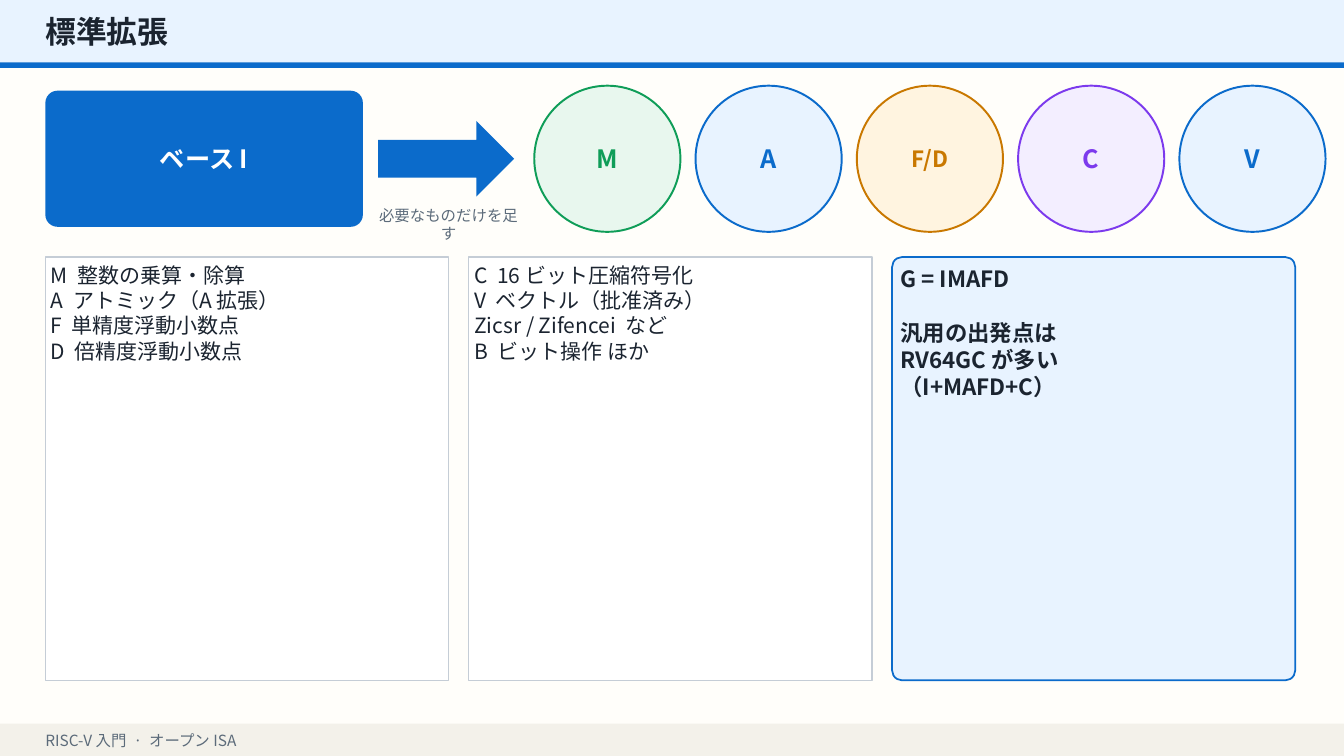
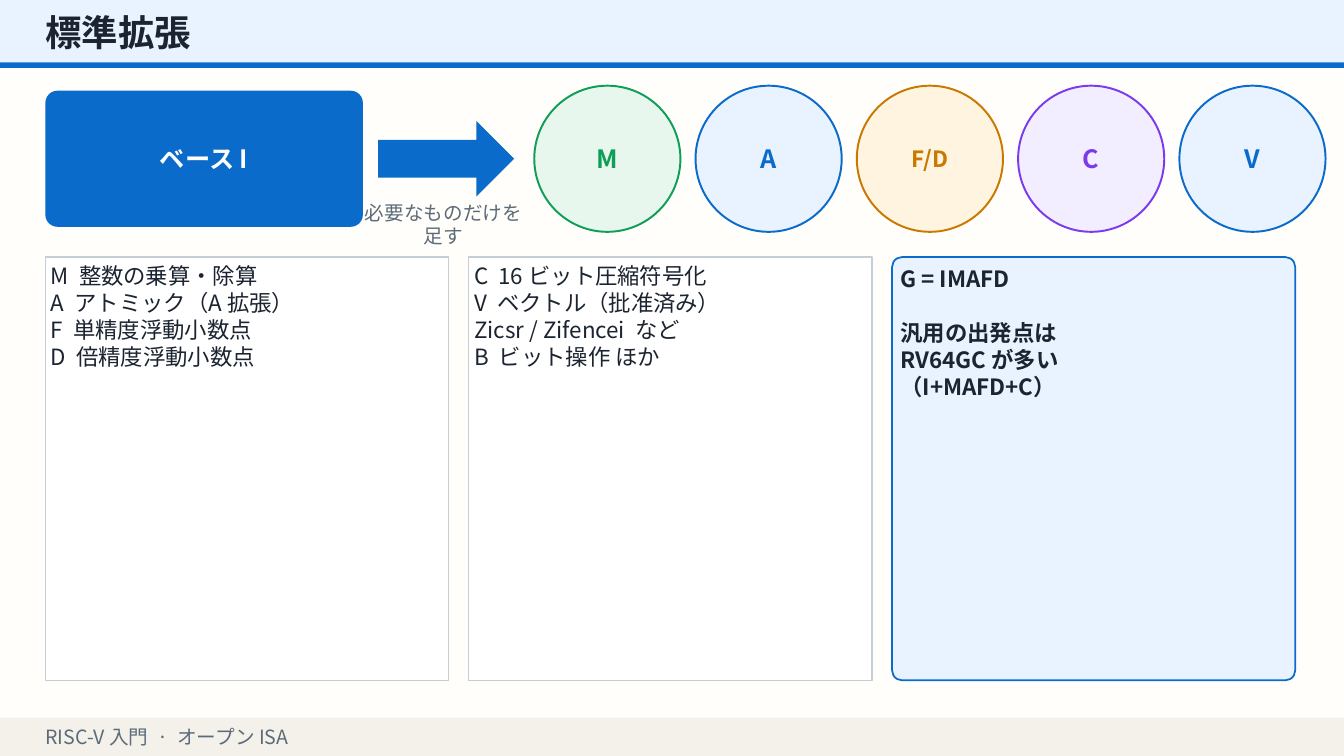
Before and after one commit to shotaminato/create-slides, a slide deck: slide 6 of examples/sample-deck.pptx. Drawn at 1344x756 pixels with LibreOffice and Linux fonts; fonts in the diff are those of the drawing. Boxes give left, top, right and bottom in pixels: in the first picture for what was removed or moved away, otherwise in the second. Text is boxed around its words. In the diff, an @@ line names an element or a change of style, - is before the commit and + after.

```diff
--- a/examples/sample-deck.pptx
+++ b/examples/sample-deck.pptx
@@ text "標準拡張" at [45,15,191,50]: size 22 to 26 pt @@
@@ text "必要なものだけを足す" at [365,204,522,245]: size 11 to 14 pt @@
@@ text "必要なものだけを足す": place and size @@
-text "必要なものだけを足す" at [379,208,518,240]
+text "必要なものだけを足す" at [365,204,522,245]
@@ rectangle "M 整数の乗算・除算" at [45,257,449,681]: size 15 to 16 pt @@
@@ rectangle "C 16 ビット圧縮符号化" at [469,257,872,681]: size 15 to 16 pt @@
@@ rectangle: place and size @@
-rectangle at [0,724,1344,756]
+rectangle at [0,718,1344,756]
@@ text "RISC-V 入門 · オープン ISA" at [45,728,288,746]: size 11 to 14 pt @@
```
Also in this commit, not shown: 7 other slides changed.
